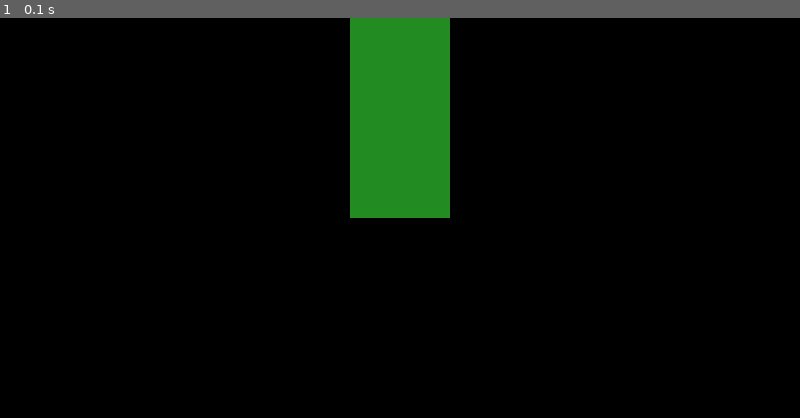
Above: before the commit, frame 1.
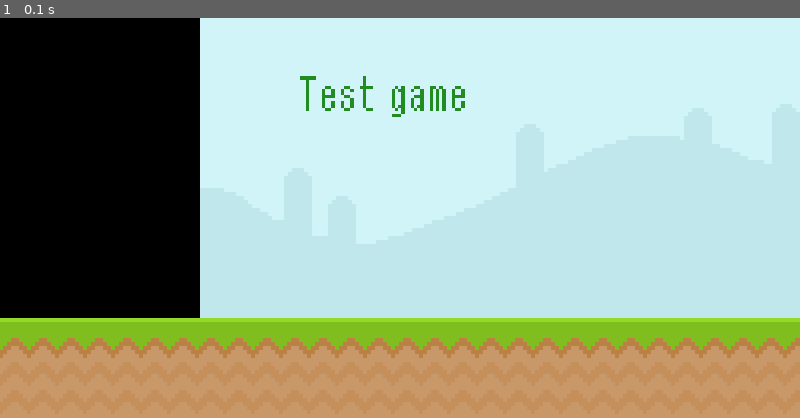
Above: after the commit, the same moment.

Repository: stchambers89/MyPygame
Game: pygame game, started from Main.py
Two runs of this game, one before a commit and one after it. Both use one fixed random seed, a clock stepped at 60 frames per second and the inputs below.
Inputs:
- Up to frame 1 (0.1 s): no input

The runs differ from the first frame. In frame 1, 81% of the frame differs, in the area x 0-100%, y 0-100%.

Commit message:
Testing screen images

Diff:
--- a/Main.py
+++ b/Main.py
@@ -7,12 +7,13 @@
 # Basic Game Settings
 screen = pygame.display.set_mode((800,400))
 pygame.display.set_caption('Etharis Island')
+font = pygame.font.Font('font/RetGanon.ttf', 50)
 
 clock =  pygame.time.Clock()
 
-testSurface = pygame.Surface((100,200))
-testSurface.fill('ForestGreen')
-
+skySurface= pygame.image.load('graphics/sky.png')
+groundSurface = pygame.image.load('graphics/ground.png')
+fontSurface = font.render('Test game', False, 'ForestGreen')
 
 # main game loop
 while True:
@@ -21,7 +22,9 @@
             pygame.quit()
             exit()
 
-    screen.blit(testSurface,(350,0))
+    screen.blit(skySurface, (200,0))
+    screen.blit(groundSurface, (0,300))
+    screen.blit(fontSurface, (300, 50))
 
     pygame.display.update()
     clock.tick(60) #Capped game speed
Binary file added: font/Pixeltype.ttf
Binary file added: font/RetGanon.ttf
Binary file added: graphics/Fly/Fly1.png
Binary file added: graphics/Fly/Fly2.png
Binary file added: graphics/Player/jump.png
Binary file added: graphics/Player/player_stand.png
Binary file added: graphics/Player/player_walk_1.png
Binary file added: graphics/Player/player_walk_2.png
Binary file added: graphics/ground.png
Binary file added: graphics/sky.png
Binary file added: graphics/snail/snail1.png
Binary file added: graphics/snail/snail2.png
(and 2 more such lines)
